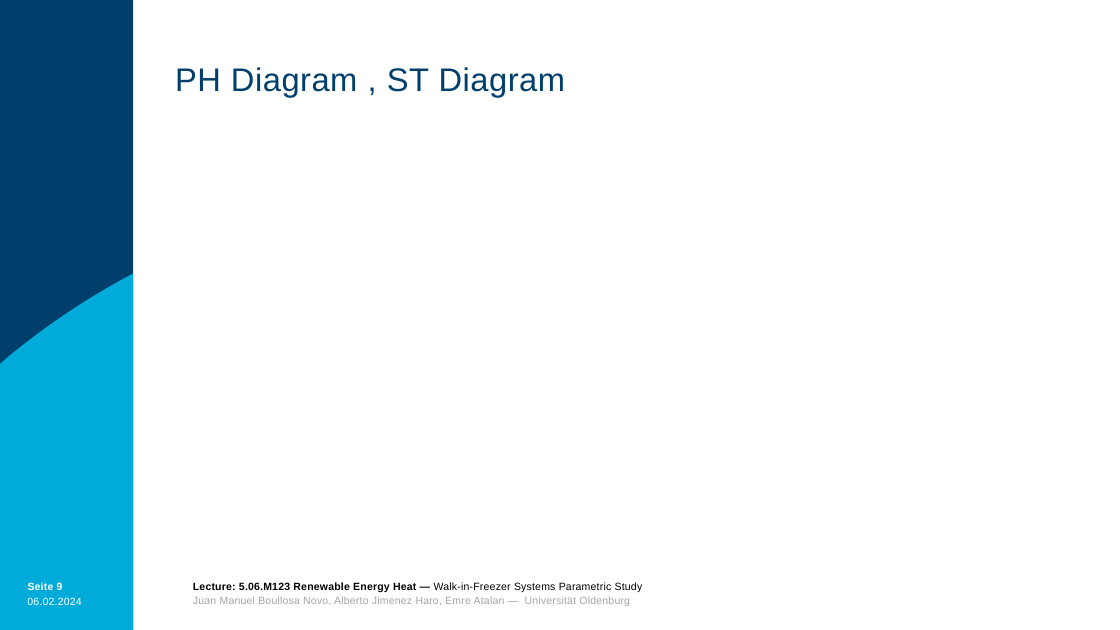
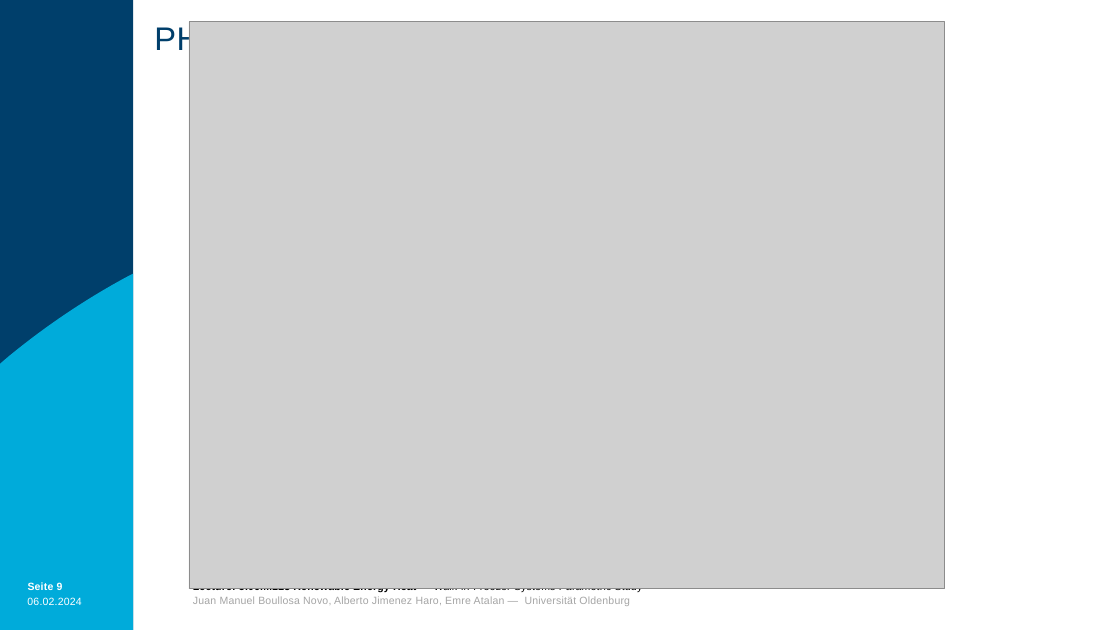
Before and after one commit to boujuan/Renewable_Energy_Heat, a slide deck: slide 9 of REH_Presentation.pptm. Drawn at 1120x630 pixels with LibreOffice and Linux fonts; fonts in the diff are those of the drawing; grey boxes stand for pictures; background and template pictures are left out. Boxes give left, top, right and bottom in pixels: in the first picture for what was removed or moved away, otherwise in the second. Text is boxed around its words. In the diff, an @@ line names an element or a change of style, - is before the commit and + after.

Commit message:
Create png, 300 dpi, transparent figures for the powerpoint.
Presentation updated

Small changes

```diff
--- a/REH_Presentation.pptm
+++ b/REH_Presentation.pptm
@@ text "PH Diagram , ST Diagram" rewrapped from bbox=[175, 67, 565, 97] to bbox=[154, 21, 544, 57] @@
@@ picture added at bbox=[189, 22, 945, 589] @@
```
Also in this commit, not shown: 3 other slides changed, 14 other files.
